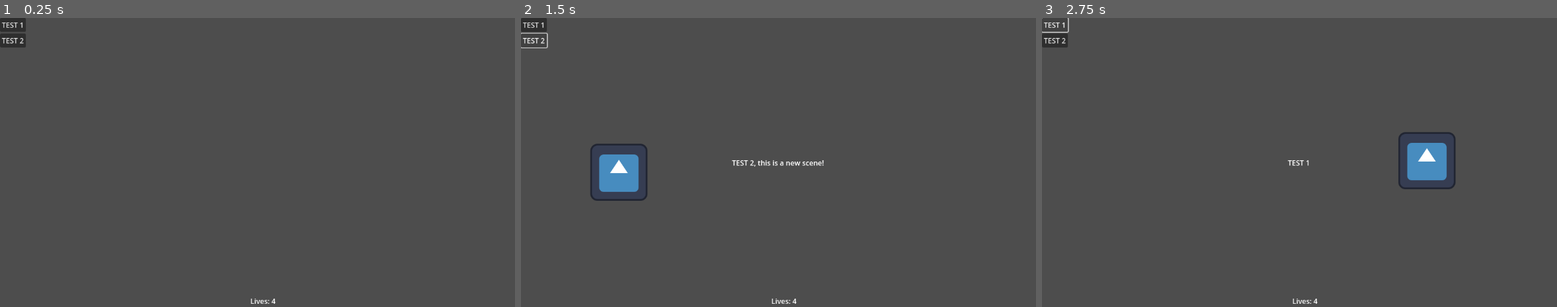
Above: before the commit, frames 1-3 (left to right).
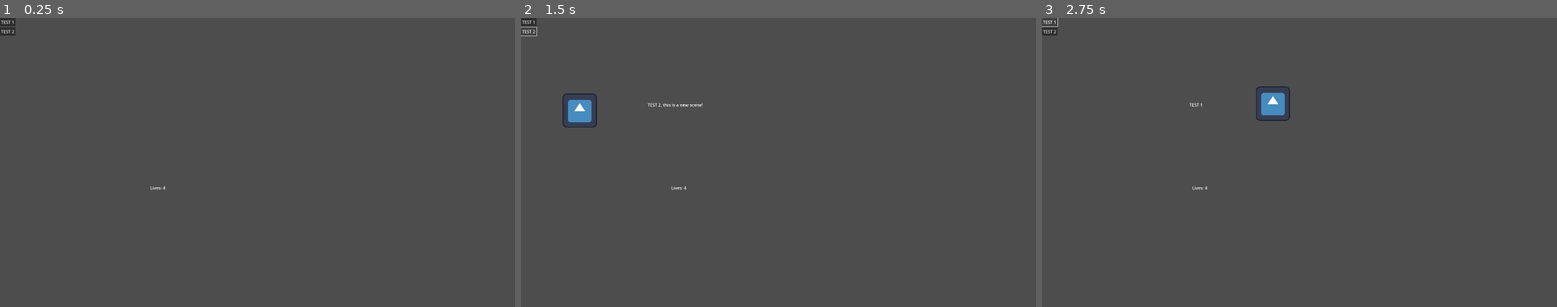
Above: after the commit, the same moments.

Repository: rinriukato/ShroomJam2025
Game: Godot game, scene res://Scenes/Globals/SceneSwitcher/scene_switcher.tscn
Two runs of this game, one before a commit and one after it. Both use one fixed random seed, a clock stepped at 60 frames per second and the inputs below. The engine's default icon, where the game draws it, is replaced by a stand-in: a white triangle on a blue panel in a dark square.
Inputs:
- Up to frame 1 (0.25 s): no input
- Up to frame 2 (1.5 s): click "TEST 1" at 0.5 s; click "TEST 2" at 1.25 s
- Up to frame 3 (2.75 s): click "TEST 1" at 2 s

The runs differ from the first frame. In frame 1, 0.4% of the frame differs, in the area x 0-54%, y 0-99%; in frame 2, 2.3%, in the area x 0-59%, y 0-99%; in frame 3, 2.2%.

Commit message:
added target object and shoot microgame

Diff:
--- /dev/null
+++ b/Scenes/Microgames/MicrogameScripts/Shoot/shoot.gd
@@ -0,0 +1,28 @@
+extends Node
+
+const target = preload("res://Scenes/Microgames/MicrogameScripts/Shoot/target.tscn")
+
+@export var max_targets_needed : int = 3
+
+var target_instances = []
+var target_destroyed : int = 0
+
+func _ready() -> void:
+	var screen_size = get_viewport().size
+
+	for i in range(max_targets_needed):
+		var instance = target.instantiate()
+		var random_x_pos = randi_range(0, screen_size.x)
+		var random_y_pos = randi_range(0, screen_size.y)
+
+		instance.position = Vector2(random_x_pos, random_y_pos)
+		instance.connect("target_destroyed", _on_target_destroyed)
+		target_instances.append(instance)
+		add_child(instance)
+
+func _on_target_destroyed():
+	print("target destroyed!")
+	target_destroyed += 1
+	if target_destroyed >= max_targets_needed:
+		print("Player Win!")
+		get_tree().quit()
--- /dev/null
+++ b/Scenes/Microgames/MicrogameScripts/Shoot/target.gd
@@ -0,0 +1,61 @@
+extends Sprite2D
+
+signal target_destroyed
+
+var half_width = texture.get_width() / 2
+var half_height = texture.get_height() / 2
+
+@export var speed : float = 300
+@export_enum("Vertical", "Horizontal") var movement_mode : String = "Vertical"
+@export var can_move : bool = false
+
+var is_mouse_on : bool = false
+var interactions_enabled : bool = true
+var direction : int = 1
+
+func set_movement(new_mode : String) -> void:
+	if new_mode == "Vertical":
+		movement_mode = new_mode
+		can_move = true
+	elif new_mode == "Horizontal":
+		movement_mode = new_mode
+		can_move = true
+	else:
+		print("Invalid movement mode: " + new_mode)
+
+func set_speed(new_speed : float) -> void:
+	speed = new_speed
+
+func disable_interactions() -> void:
+	interactions_enabled = false
+
+func _process(delta: float) -> void:
+	if not interactions_enabled:
+		return
+
+	if Input.is_action_just_pressed("LMB") and is_mouse_on:
+		print("Shot at target!")
+		emit_signal("target_destroyed")
+		queue_free()
+
+	if can_move:
+		var screen_size = get_viewport_rect().size
+
+		if movement_mode == "Horizontal":
+			position.x += speed * direction * delta
+
+			if position.x < half_width or position.x > screen_size.x - half_width:
+				direction *= -1
+
+		elif movement_mode == "Vertical":
+			position.y += speed * direction * delta
+
+			if position.y < half_height or position.y > screen_size.y - half_height:
+				direction *= -1
+
+func _on_area_2d_mouse_entered() -> void:
+	is_mouse_on = true
+
+
+func _on_area_2d_mouse_exited() -> void:
+	is_mouse_on = false
--- /dev/null
+++ b/Scenes/Microgames/MicrogameScripts/Shoot/target.tscn
@@ -0,0 +1,21 @@
+[gd_scene load_steps=4 format=3 uid="uid://qxpdeol8jdet"]
+
+[ext_resource type="Texture2D" uid="uid://dfqvecsnl6q3u" path="res://Assets/Sprites/Shoot/target.png" id="1_m25da"]
+[ext_resource type="Script" uid="uid://qex3bwmql83k" path="res://Scenes/Microgames/MicrogameScripts/Shoot/target.gd" id="2_q1dow"]
+
+[sub_resource type="CircleShape2D" id="CircleShape2D_q1dow"]
+radius = 150.33295
+
+[node name="Target" type="Sprite2D"]
+scale = Vector2(0.5, 0.5)
+texture = ExtResource("1_m25da")
+script = ExtResource("2_q1dow")
+speed = 150.0
+
+[node name="Area2D" type="Area2D" parent="."]
+
+[node name="CollisionShape2D" type="CollisionShape2D" parent="Area2D"]
+shape = SubResource("CircleShape2D_q1dow")
+
+[connection signal="mouse_entered" from="Area2D" to="." method="_on_area_2d_mouse_entered"]
+[connection signal="mouse_exited" from="Area2D" to="." method="_on_area_2d_mouse_exited"]
--- /dev/null
+++ b/Scenes/Microgames/shoot.tscn
@@ -0,0 +1,6 @@
+[gd_scene load_steps=2 format=3 uid="uid://bb6jjdqwwa2cf"]
+
+[ext_resource type="Script" uid="uid://btlmfd4ad6gcu" path="res://Scenes/Microgames/MicrogameScripts/Shoot/shoot.gd" id="1_otkrk"]
+
+[node name="Shoot" type="Node"]
+script = ExtResource("1_otkrk")
--- a/project.godot
+++ b/project.godot
@@ -14,6 +14,12 @@
 run/main_scene="uid://cr0op1t58glv1"
 config/features=PackedStringArray("4.5", "GL Compatibility")
 config/icon="res://icon.svg"
+
+[display]
+
+window/size/viewport_width=1920
+window/size/viewport_height=1080
+window/size/mode=2
 
 [input]
 
Binary file added: Assets/Sprites/Shoot/target.png
Not shown, added: Assets/Sprites/Shoot/target.png.import
Not shown, added: Scenes/Microgames/MicrogameScripts/Shoot/shoot.gd.uid
Not shown, added: Scenes/Microgames/MicrogameScripts/Shoot/target.gd.uid
Not shown, added: Scenes/Microgames/MicrogameScripts/Shoot/target.tscn5119184101.tmp
